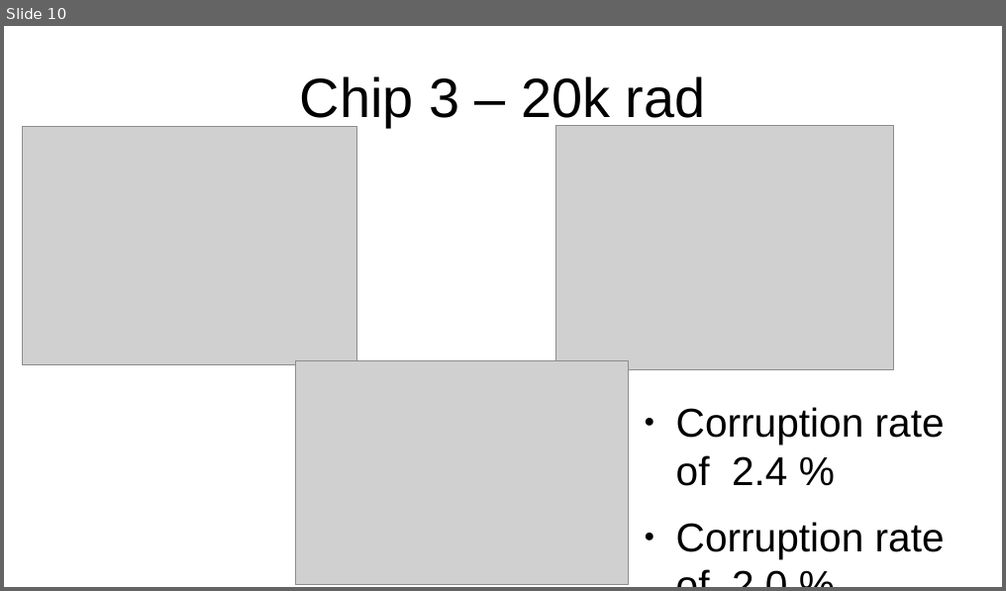
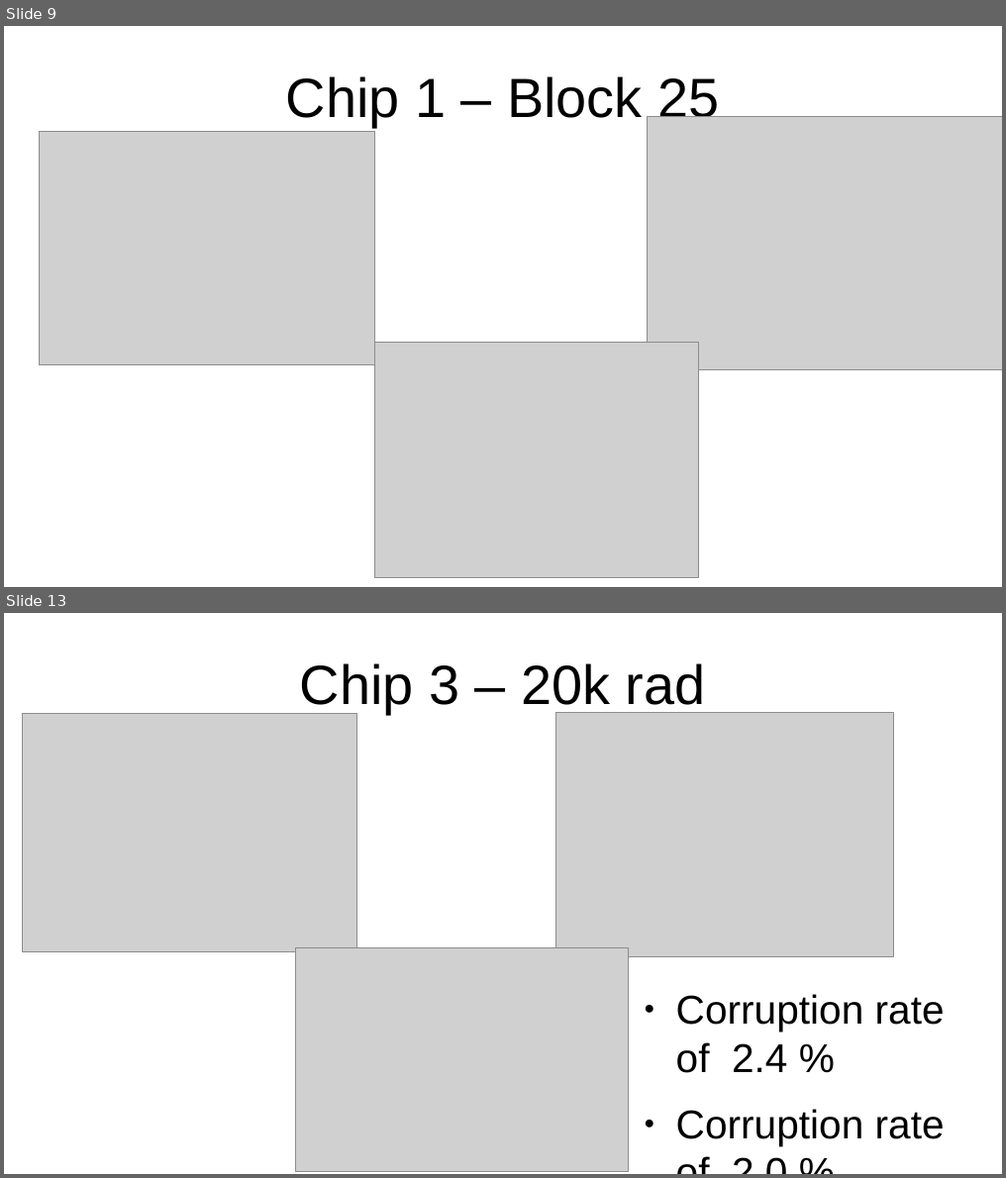
Before and after one commit to wydglif/relaxed_data_research, a slide deck: relaxed_data analysis.pptx. Shown one above the other, each under a label of ours: slide 10 before the commit, slides 9 and 13 after it; the slides between them are not shown. The pictures are 1006x591 and 1006x1178 pixels, drawn with LibreOffice and Linux fonts; fonts in the diff are those of the drawing; grey boxes stand for pictures. Boxes give left, top, right and bottom in pixels: in the first picture for what was removed or moved away, otherwise in the second. Text is boxed around its words. In the diff, an @@ line names an element or a change of style, - is before the commit and + after.

```diff
--- a/relaxed_data analysis.pptx
+++ b/relaxed_data analysis.pptx
@@ slide 9 added at (4,26,1002,587), background #FFFFFF @@
@@ text added at (286,76,719,127), 44 pt, text #000000 @@
+Chip 1 – Block 25
@@ picture added at (40,131,375,365) @@
@@ picture added at (647,116,1002,371) @@
@@ picture added at (375,343,699,578) @@
@@ what was slide 10 is now slide 13 @@
```
Also in this commit, not shown: 8 other slides added, 5 slides removed, 8 other files.
